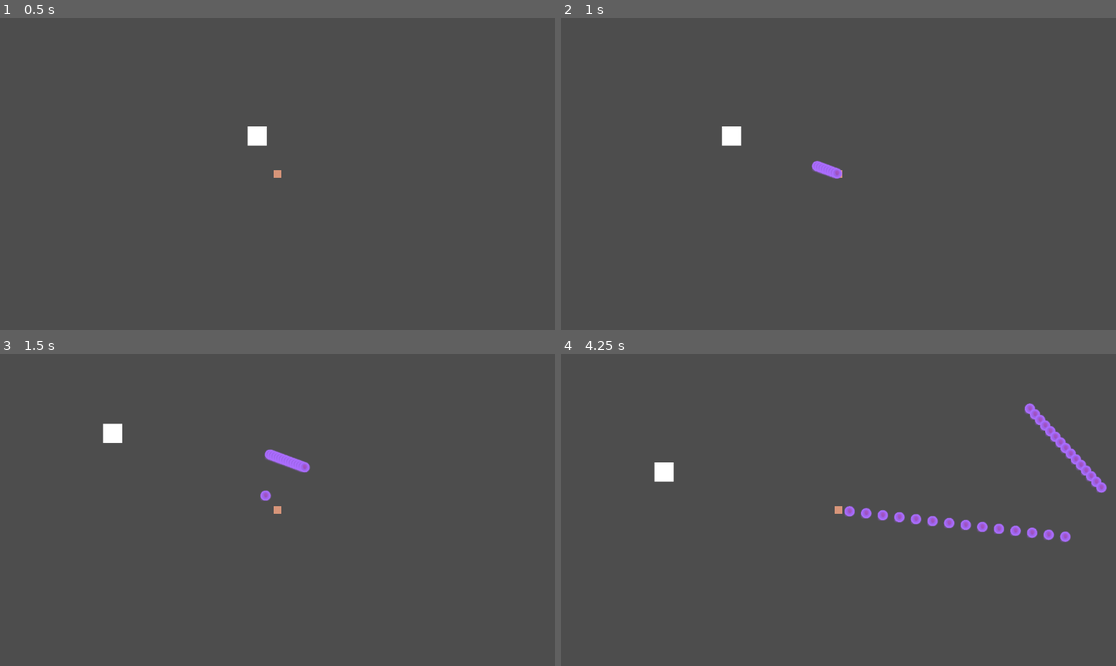
Above: before the commit, frames 1-4 (two rows, left to right).
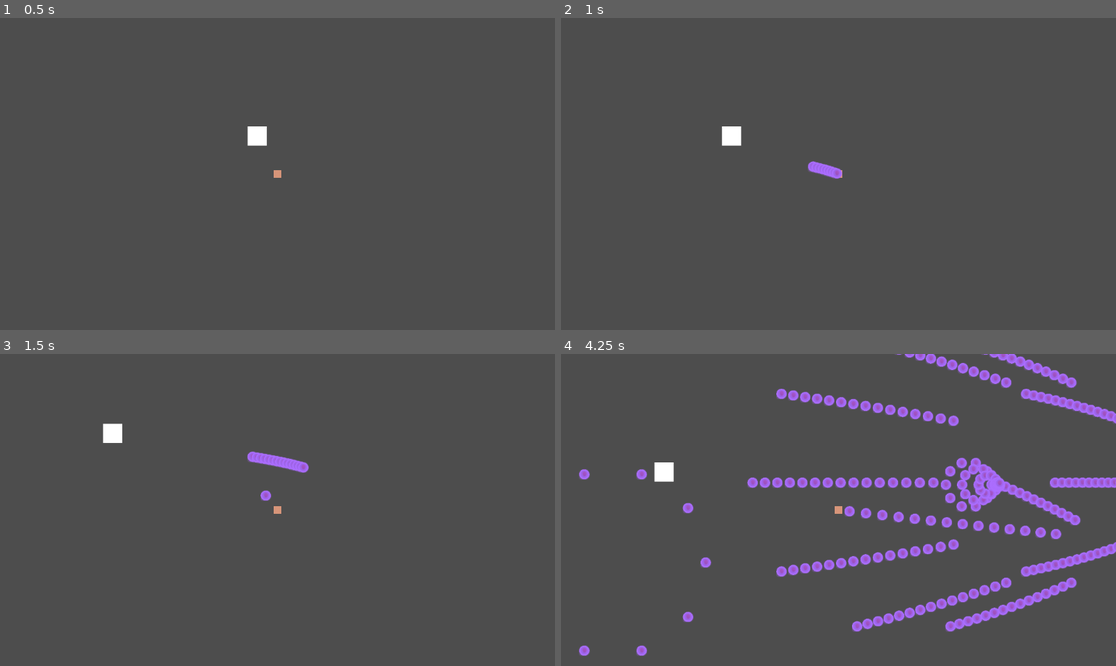
Above: after the commit, the same moments.

Repository: Simon014/PSLR2-Dungeon-Danmaku-Engine
Game: Godot game, scene res://RootScene.tscn
The game is run twice, just before and just after one commit, with the same random seed, the same clock (stepped at 60 frames per second) and the same inputs.
Inputs (mouse positions are in pixels of both pictures, inside the frame that each line leads up to):
- Up to frame 1 (0.5 s): no input
- Up to frame 2 (1 s): tap Enter at 0.5 s; move the mouse to (960, 158) at 0.52 s; press the mouse at (960, 158) at 0.53 s; hold D (right) from 0.53 s (still down)
- Up to frame 3 (1.5 s): move the mouse to (166, 525) at 1.27 s; release D (right) at 1.28 s; release the mouse at (166, 525) at 1.28 s; hold S (down) from 1.28 s (still down); click (166, 525) at 1.35 s
- Up to frame 4 (4.25 s): move the mouse to (894, 441) at 2.02 s; release S (down) at 2.03 s; press the mouse at (894, 441) at 2.03 s; hold D (right) 2.03-2.78 s; move the mouse to (810, 572) at 2.77 s; release the mouse at (810, 572) at 2.78 s; hold W (up) 2.78-3.53 s; click (810, 572) at 2.85 s; move the mouse to (1005, 556) at 3.52 s; press the mouse at (1005, 556) at 3.53 s; hold A (left) from 3.53 s (still down)

Frame 1 is identical in both runs. In frame 2, less than 0.1% of the frame differs, in the area x 44-50%, y 45-52%; in frame 3, 0.3%; in frame 4, 10%, in the area x 3-100%, y 0-97%.

Commit message:
adding normal and split bullets
not bad.

don't split into more split bullets though.

Diff:
--- a/pslr-2-dungeon-danmaku-engine/Entities/bullets/normal/Bullet.tscn
+++ b/pslr-2-dungeon-danmaku-engine/Entities/bullets/normal/Bullet.tscn
@@ -20,5 +20,6 @@
 shape = SubResource("CircleShape2D_y3fcc")
 
 [node name="TTL" type="Timer" parent="." unique_id=1548195517]
+wait_time = 5.0
 
 [connection signal="timeout" from="TTL" to="." method="_on_ttl_timeout"]
--- a/pslr-2-dungeon-danmaku-engine/Entities/bullets/normal/bullet.gd
+++ b/pslr-2-dungeon-danmaku-engine/Entities/bullets/normal/bullet.gd
@@ -4,6 +4,9 @@
 var speed
 var direction
 var TTL = 5
+var friction = 0.5
+
+
 
 func _ready() -> void:
 	velocity = direction * speed
@@ -11,6 +14,7 @@
 	$TTL.start()
 
 func _process(delta: float) -> void:
+	velocity -= velocity * friction * 0.01
 	move_and_slide()
 
 
--- /dev/null
+++ b/pslr-2-dungeon-danmaku-engine/Entities/bullets/split/Bullet.tscn
@@ -0,0 +1,25 @@
+[gd_scene format=3 uid="uid://o76kpfhf5ioo"]
+
+[ext_resource type="Texture2D" uid="uid://ddcu5qbsqt1pd" path="res://Entities/bullets/DebugBullet.png" id="1_jbn31"]
+[ext_resource type="Script" uid="uid://cchjsl88yvv3h" path="res://Entities/bullets/split/split_bullet.gd" id="1_p7bxx"]
+
+[sub_resource type="CircleShape2D" id="CircleShape2D_y3fcc"]
+
+[node name="split bullet" type="CharacterBody2D" unique_id=625293210]
+collision_layer = 0
+collision_mask = 0
+script = ExtResource("1_p7bxx")
+
+[node name="DebugBullet" type="Sprite2D" parent="." unique_id=1973256255]
+modulate = Color(0.6734647, 0.4300065, 1, 1)
+position = Vector2(0.23, 0)
+scale = Vector2(0.087890625, 0.087890625)
+texture = ExtResource("1_jbn31")
+
+[node name="CollisionShape2D" type="CollisionShape2D" parent="." unique_id=719758290]
+shape = SubResource("CircleShape2D_y3fcc")
+
+[node name="TTL" type="Timer" parent="." unique_id=1548195517]
+wait_time = 5.0
+
+[connection signal="timeout" from="TTL" to="." method="_on_ttl_timeout"]
--- /dev/null
+++ b/pslr-2-dungeon-danmaku-engine/Entities/bullets/split/split_bullet.gd
@@ -0,0 +1,37 @@
+extends CharacterBody2D
+
+var damage
+var speed
+var direction
+var TTL = 2
+var friction = 0.5
+var split = 10
+
+
+
+func _ready() -> void:
+	velocity = direction * speed
+	$TTL.wait_time = TTL
+	$TTL.start()
+
+func _process(delta: float) -> void:
+	velocity -= velocity * friction * 0.01
+	move_and_slide()
+
+
+func _on_ttl_timeout() -> void:
+	var anglechange = 360 / split
+	var currentangle = 0
+	print(anglechange)
+	for i in range(split):
+		var bullet = load("res://Entities/bullets/normal/Bullet.tscn").instantiate()
+		bullet.speed = speed
+		bullet.TTL = 2
+		bullet.direction = Vector2.from_angle(deg_to_rad(currentangle))
+		bullet.damage = damage
+		bullet.friction = 1
+		bullet.position = position
+		get_parent().add_child(bullet)
+		currentangle += anglechange
+	queue_free()
+	pass # Replace with function body.
--- a/pslr-2-dungeon-danmaku-engine/Entities/player/Player.tscn
+++ b/pslr-2-dungeon-danmaku-engine/Entities/player/Player.tscn
@@ -6,6 +6,7 @@
 radius = 5.0990195
 
 [node name="Player" type="CharacterBody2D" unique_id=217802643]
+collision_layer = 0
 script = ExtResource("1_41wu2")
 
 [node name="ColorRect" type="ColorRect" parent="." unique_id=1181528564]
--- a/pslr-2-dungeon-danmaku-engine/Entities/player/PlayerController.gd
+++ b/pslr-2-dungeon-danmaku-engine/Entities/player/PlayerController.gd
@@ -1,7 +1,7 @@
 extends CharacterBody2D
 
 func attack():
-	var bullet = load("res://Entities/bullets/normal/Bullet.tscn").instantiate()
+	var bullet = load("res://Entities/bullets/split/Bullet.tscn").instantiate()
 	bullet.speed = corePlayerVars.attackspeed
 	bullet.damage = corePlayerVars.attack * 10
 	bullet.direction = position.direction_to(get_global_mouse_position())
@@ -17,6 +17,7 @@
 
 func _process(delta: float) -> void:
 	move_and_slide()
+	corePlayerVars.position = position
 
 
 func _on_atkcd_timeout() -> void:
--- a/pslr-2-dungeon-danmaku-engine/RootScene.tscn
+++ b/pslr-2-dungeon-danmaku-engine/RootScene.tscn
@@ -1,8 +1,10 @@
 [gd_scene format=3 uid="uid://dpkfjdt4va1fo"]
 
+[ext_resource type="Script" uid="uid://qpp2q3t74mg3" path="res://debug.gd" id="1_03604"]
 [ext_resource type="PackedScene" uid="uid://cgtr8wu6fmp36" path="res://Entities/player/Player.tscn" id="1_vw6t8"]
 
 [node name="RootScene" type="Node2D" unique_id=534867270]
+script = ExtResource("1_03604")
 
 [node name="CharacterBody2D" parent="." unique_id=217802643 instance=ExtResource("1_vw6t8")]
 position = Vector2(569, 254)
--- /dev/null
+++ b/pslr-2-dungeon-danmaku-engine/debug.gd
@@ -0,0 +1,4 @@
+extends Node2D
+
+func _process(delta: float) -> void:
+	print(len(get_children()))
Not shown, added: pslr-2-dungeon-danmaku-engine/Entities/bullets/split/split_bullet.gd.uid
Not shown, added: pslr-2-dungeon-danmaku-engine/debug.gd.uid
